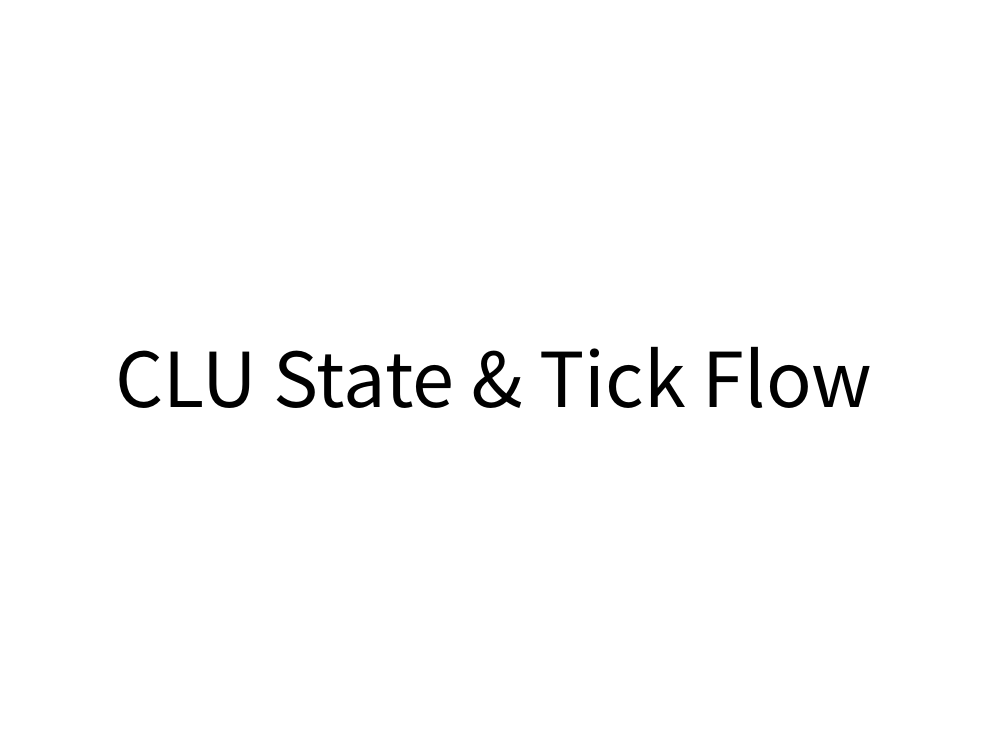
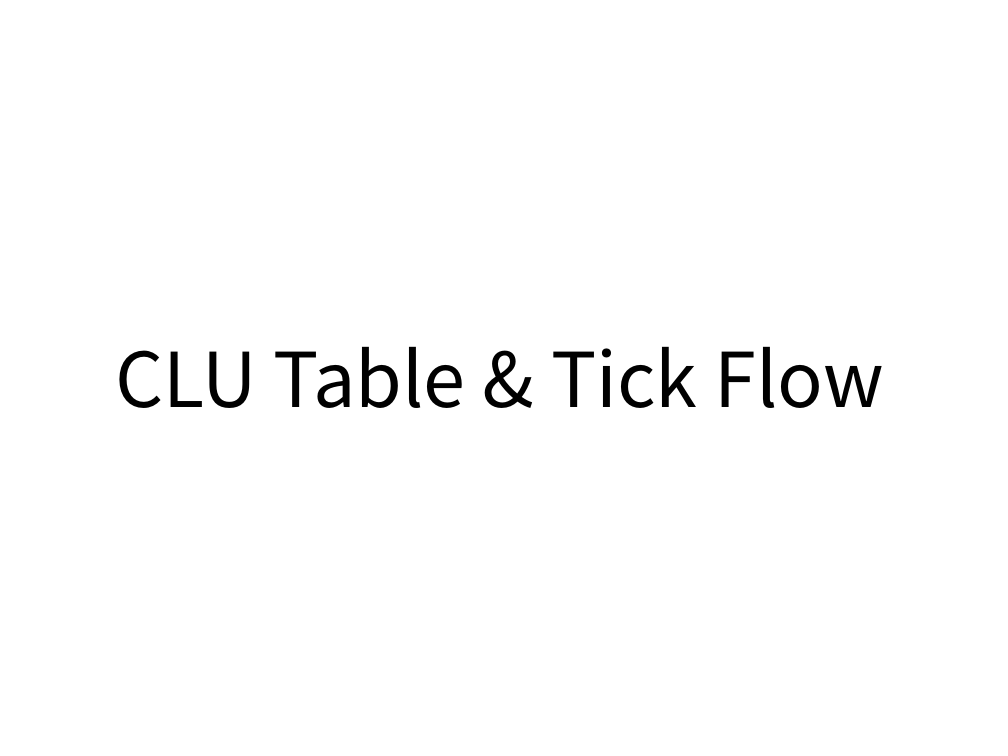
Before and after one commit to eldora/CASM, a slide deck: slide 26 of GradPortfolio.pptx. Drawn at 1008x756 pixels with LibreOffice and Linux fonts; fonts in the diff are those of the drawing. Boxes give left, top, right and bottom in pixels: in the first picture for what was removed or moved away, otherwise in the second. Text is boxed around its words. In the diff, an @@ line names an element or a change of style, - is before the commit and + after.

```diff
--- a/GradPortfolio.pptx
+++ b/GradPortfolio.pptx
@@ text at (116,346,883,408): text changed @@
-CLU State & Tick Flow
+CLU Table & Tick Flow
```
Also in this commit, not shown: 15 other slides changed, 5 other files.
